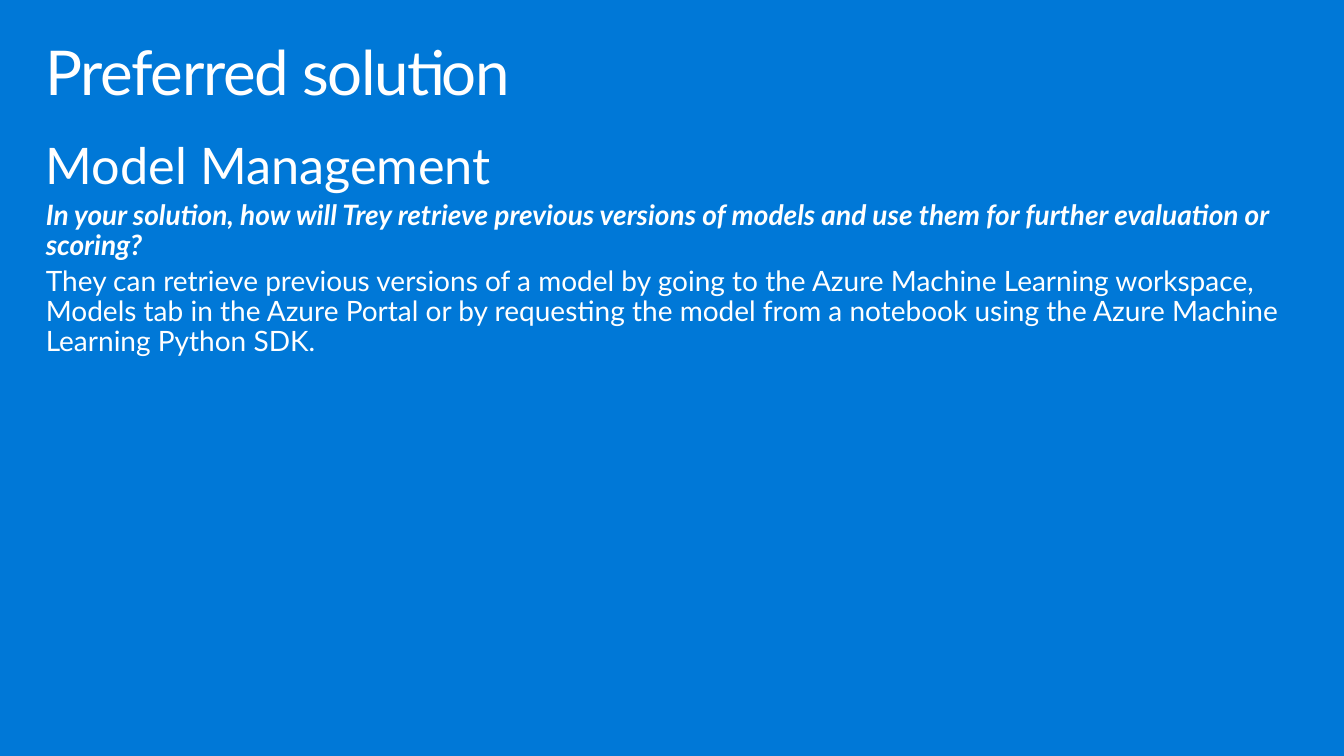
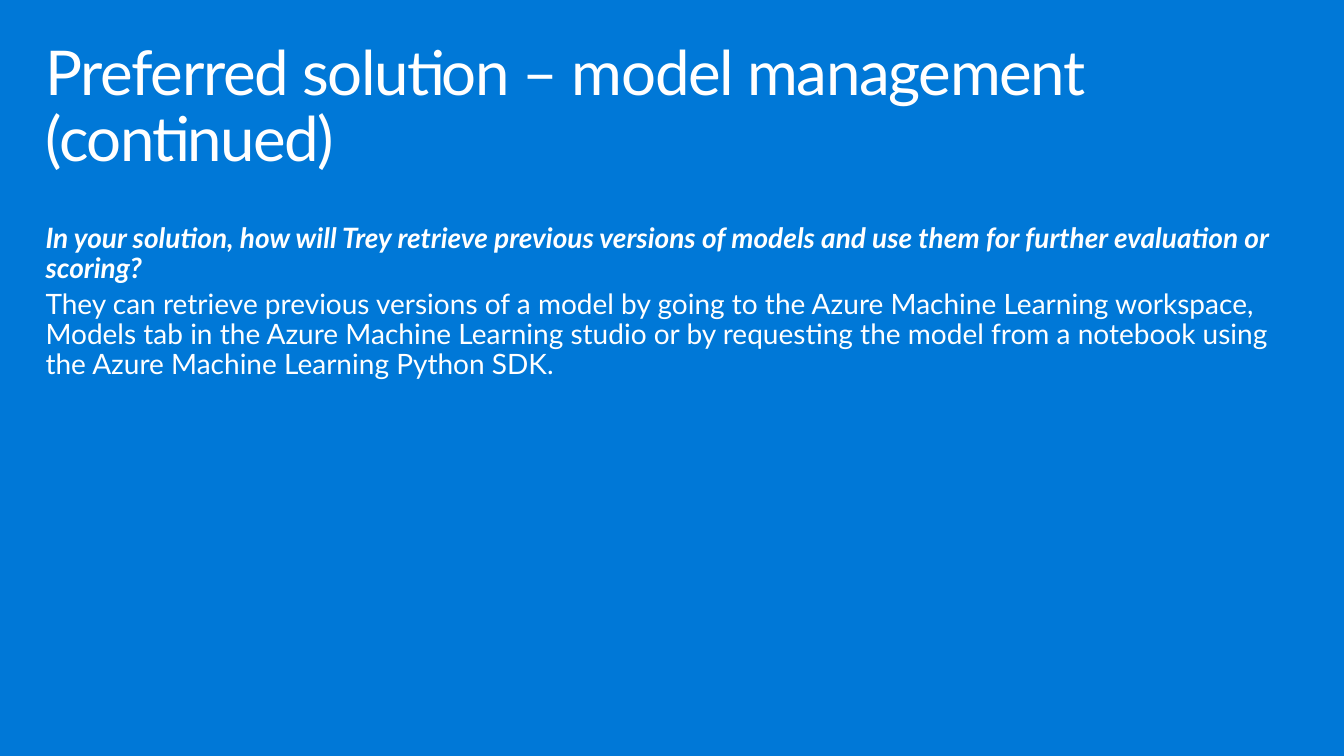
Before and after one commit to ocplatest/MCW-Machine-Learning, a slide deck: slide 23 of Whiteboard design session/WDS trainer presentation - Machine Learning.pptx. Drawn at 1344x756 pixels with LibreOffice and Linux fonts; fonts in the diff are those of the drawing. Boxes give left, top, right and bottom in pixels: in the first picture for what was removed or moved away, otherwise in the second. Text is boxed around its words. In the diff, an @@ line names an element or a change of style, - is before the commit and + after.

```diff
--- a/Whiteboard design session/WDS trainer presentation - Machine Learning.pptx
+++ b/Whiteboard design session/WDS trainer presentation - Machine Learning.pptx
@@ title at <box>46,49,1085,170</box>: text changed @@
-Preferred solution
+Preferred solution – model management (continued)
@@ text at <box>46,147,491,193</box>: paragraph removed @@
-Model Management
@@ text "In your solution, how will ...": place and size @@
-text "In your solution, how will ..." at <box>46,147,1278,356</box>
+text "In your solution, how will ..." at <box>46,227,1269,379</box>
@@ text at <box>46,293,1268,379</box>: text changed @@
-They can retrieve previous versions of a model by going to the Azure Machine Learning workspace, Models tab in the Azure Portal or by requesting the model from a notebook using the Azure Machine Learning Python SDK.
+They can retrieve previous versions of a model by going to the Azure Machine Learning workspace, Models tab in the Azure Machine Learning studio or by requesting the model from a notebook using the Azure Machine Learning Python SDK.
```
Also in this commit, not shown: 20 other slides changed, 3 other files.
